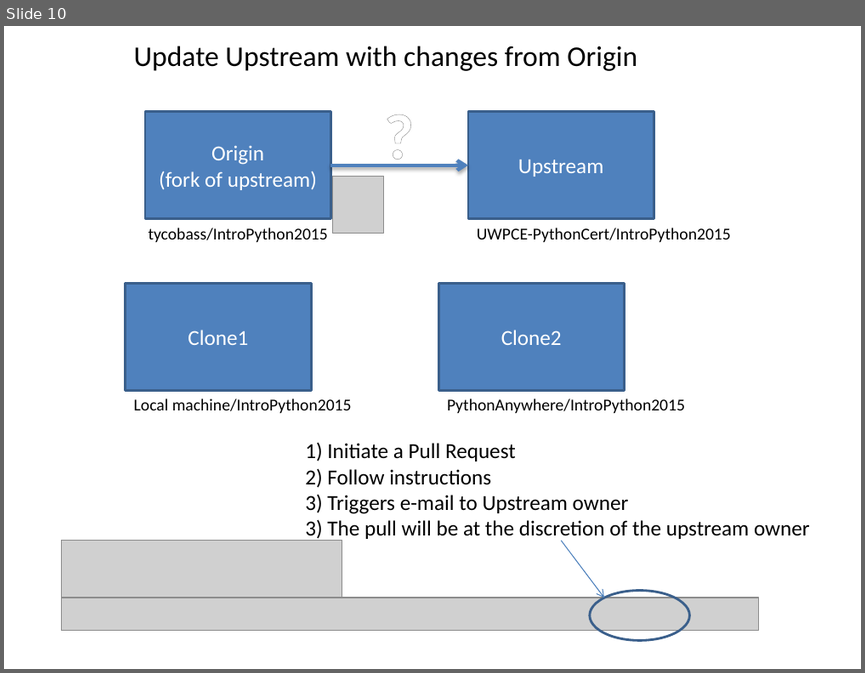
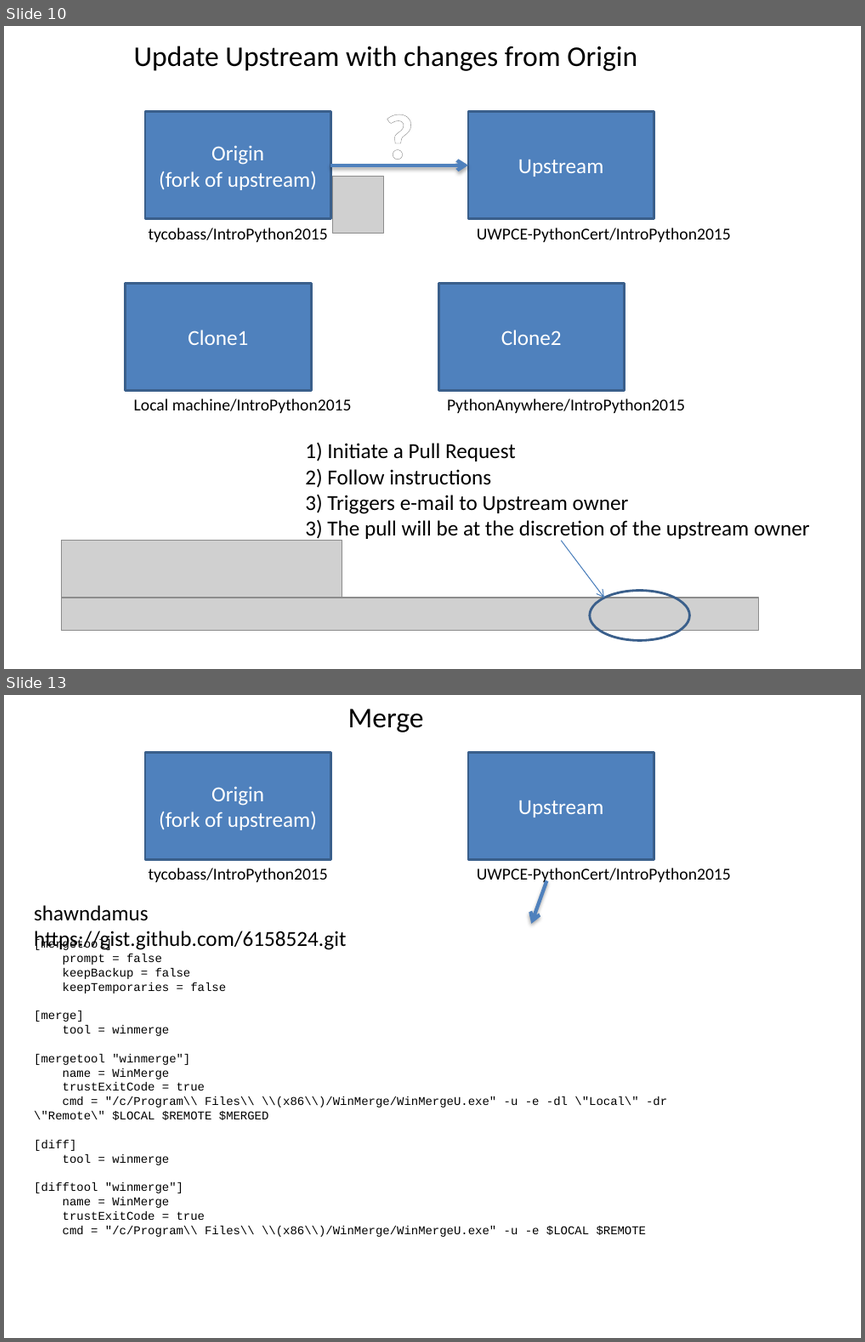
Before and after one commit to UWPCE-PythonCert/IntroToPython-2014, a slide deck: students/eric_v/debris/Using_git.pptx. Shown one above the other, each under a label of ours: slide 10 before the commit, slides 10 and 13 after it; the slides between them are not shown. The pictures are 865x673 and 865x1342 pixels, drawn with LibreOffice and Linux fonts; fonts in the diff are those of the drawing; grey boxes stand for pictures. Boxes give left, top, right and bottom in pixels: in the first picture for what was removed or moved away, otherwise in the second. Text is boxed around its words. In the diff, an @@ line names an element or a change of style, - is before the commit and + after.

```diff
--- a/students/eric_v/debris/Using_git.pptx
+++ b/students/eric_v/debris/Using_git.pptx
@@ slide 13 added at bbox=[4, 695, 861, 1338], background #FFFFFF @@
@@ text added at bbox=[348, 709, 424, 732], 24 pt, text #000000 @@
+Merge
@@ rectangle added at bbox=[145, 753, 331, 860], fill #4F81BD, outline #3A5F8C 2 pt, 18 pt, text #FFFFFF @@
+Origin
+(fork of upstream)
@@ rectangle added at bbox=[468, 753, 654, 860], fill #4F81BD, outline #3A5F8C 2 pt, 18 pt, text #FFFFFF @@
+Upstream
@@ text added at bbox=[148, 868, 328, 882], 14 pt, text #000000 @@
+tycobass/IntroPython2015
@@ text added at bbox=[477, 868, 731, 885], 14 pt, text #000000 @@
+UWPCE-PythonCert/IntroPython2015
@@ arrow added from (546, 881) to (531, 924), #4F81BD 3 pt @@
@@ text added at bbox=[34, 905, 346, 950], 18 pt, text #000000 @@
+shawndamus
+https://gist.github.com/6158524.git
@@ text added at bbox=[34, 939, 667, 1236], 10 pt, text #000000 @@
+[mergetool]
+prompt = false
+keepBackup = false
+keepTemporaries = false
+[merge]
+tool = winmerge
+[mergetool "winmerge"]
+name = WinMerge
+trustExitCode = true
+cmd = "/c/Program\\ Files\\ \\(x86\\)/WinMerge/WinMergeU.exe" -u -e -dl \"Local\" -dr \"Remote\" $LOCAL $REMOTE $MERGED
+[diff]
+tool = winmerge
+[difftool "winmerge"]
+name = WinMerge
+trustExitCode = true
+cmd = "/c/Program\\ Files\\ \\(x86\\)/WinMerge/WinMergeU.exe" -u -e $LOCAL $REMOTE
```
Also in this commit, not shown: 1 slide changed, 1 other slide added.
